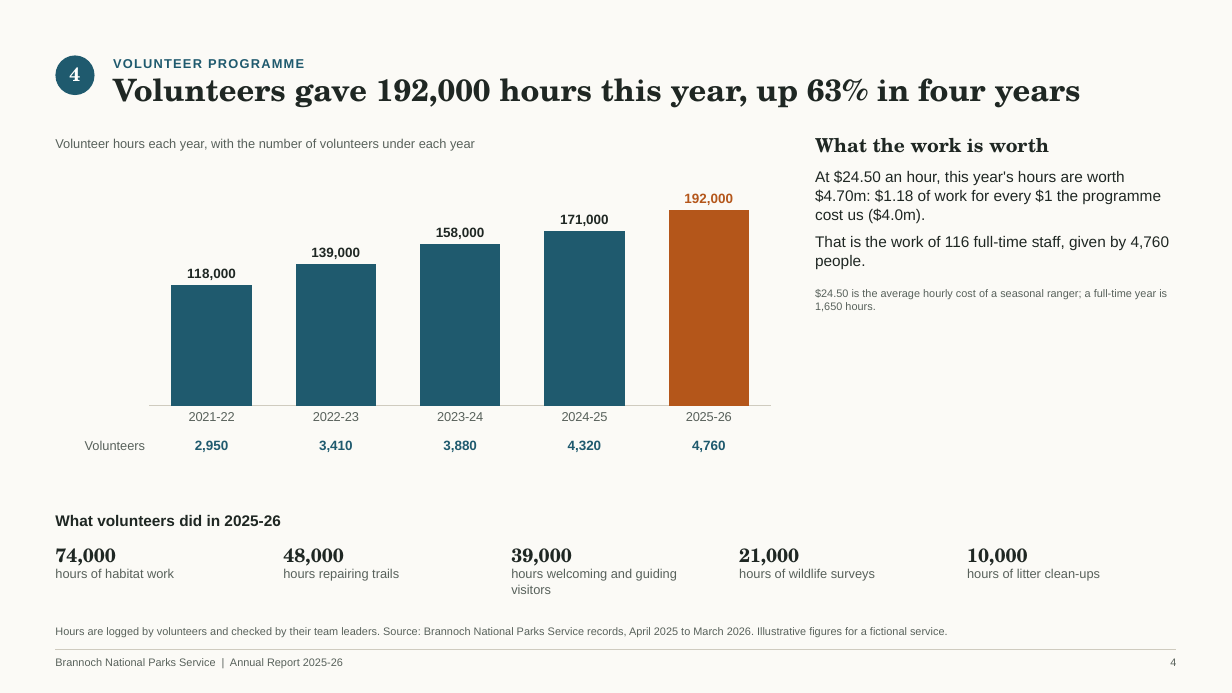
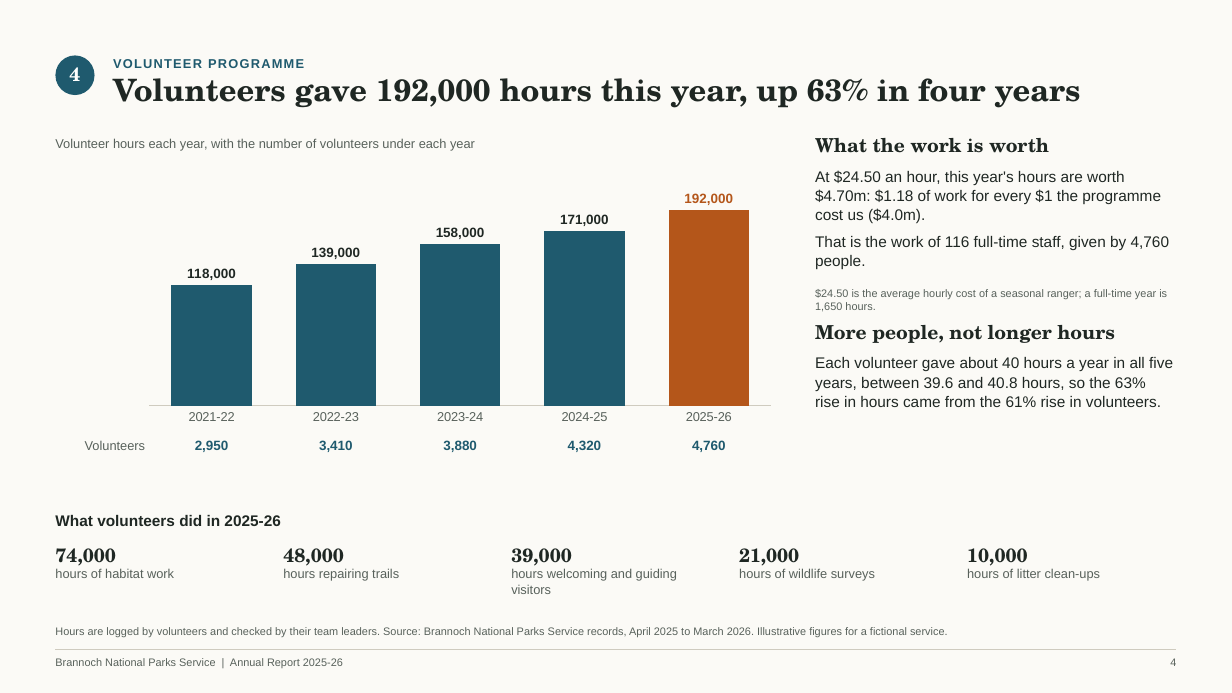
Before and after one commit to 0xfauzi/pptx-skill, a slide deck: slide 4 of docs/showcase/parks-annual-report.pptx. Drawn at 1232x693 pixels with LibreOffice and Linux fonts; fonts in the diff are those of the drawing. Boxes give left, top, right and bottom in pixels: in the first picture for what was removed or moved away, otherwise in the second. Text is boxed around its words. In the diff, an @@ line names an element or a change of style, - is before the commit and + after.

```diff
--- a/docs/showcase/parks-annual-report.pptx
+++ b/docs/showcase/parks-annual-report.pptx
@@ text added at [815, 325, 1115, 343], 15 pt, text #1F2723, bold @@
+More people, not longer hours
@@ text added at [815, 357, 1173, 407], 12 pt, text #1F2723 @@
+Each volunteer gave about 40 hours a year in all five
+years, between 39.6 and 40.8 hours, so the 63%
+rise in hours came from the 61% rise in volunteers.
```
Also in this commit, not shown: 10 other files.
